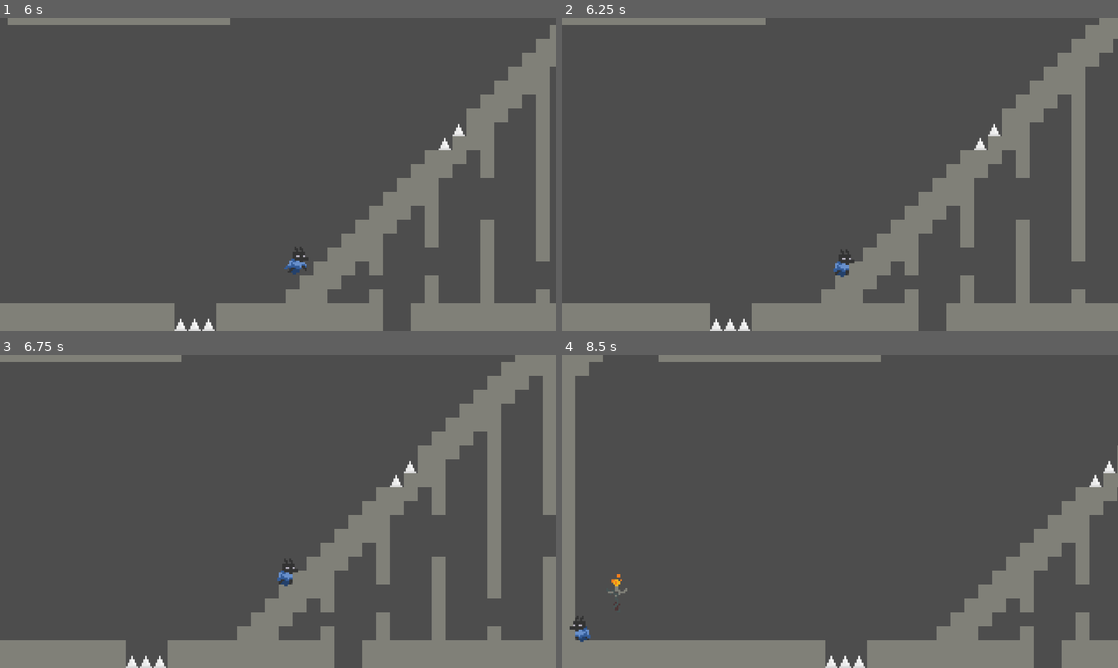
Above: before the commit, frames 1-4 (two rows, left to right).
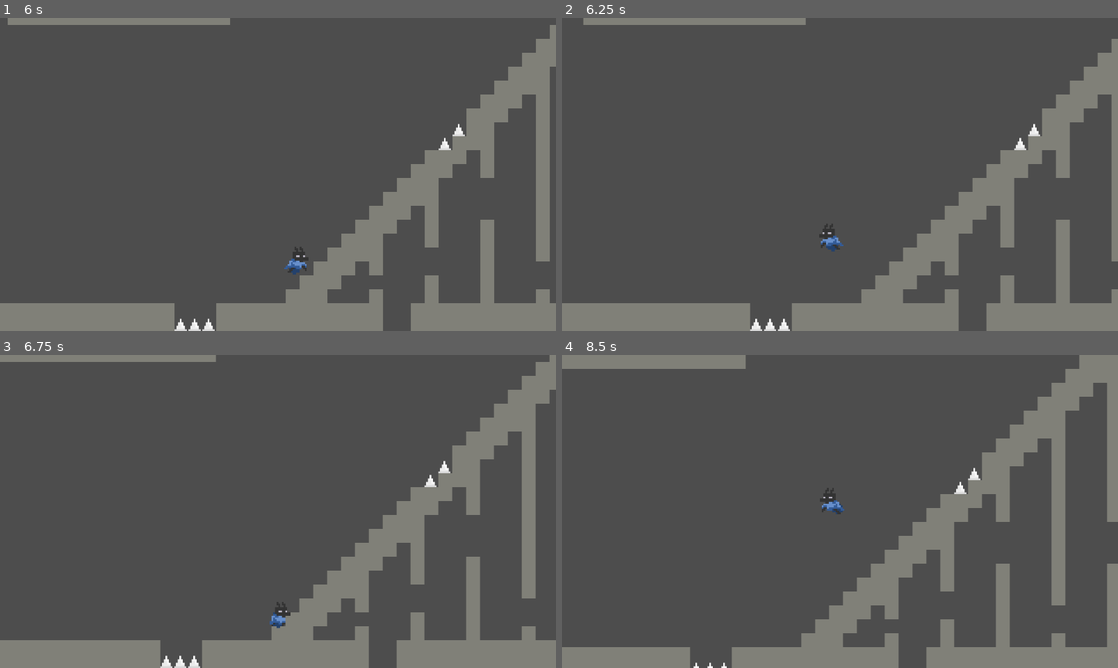
Above: after the commit, the same moments.

Repository: leafcabral/leafs-arcade
Game: Godot game, scene res://main/game_root.tscn
The game is run twice, just before and just after one commit, with the same random seed, the same clock (stepped at 60 frames per second) and the same inputs.
Inputs:
- Up to frame 1 (6 s): hold Right (move_right) 0.53-2.03 s; tap Z (climb) at 0.6, 1.55, 2.1, 2.85, 4.35, 5.1 s; tap Space (jump) at 0.77, 0.8, 1.07, 1.35, 1.52, 1.82, 2.3, 3.02, 3.32, 3.6, 3.77, 4.07, 4.52, 4.82, 5.3, 5.85 s; hold Left (move_left) 2.03-4.28 s; hold Right (move_right) from 4.28 s (still down)
- Up to frame 2 (6.25 s): keep holding Right (move_right); tap Space (jump) at 6.02 s; tap Z (climb) at 6.05 s
- Up to frame 3 (6.75 s): keep holding Right (move_right); tap Space (jump) at 6.32 s; tap Z (climb) at 6.6 s
- Up to frame 4 (8.5 s): tap Space (jump) at 6.77, 6.8, 7.07, 7.52, 7.82, 8.1 s; tap Z (climb) at 7.35 s; release Right (move_right) at 8.03 s; hold Left (move_left) from 8.03 s (still down)

Frame 1 is identical in both runs. In frame 2, 19% of the frame differs, in the area x 0-100%, y 0-100%; in frame 3, 20%; in frame 4, 22%.

Commit message:
feat(tower_of_lmao): add neutrla wall jump
Make PlatformerMovement2D use WallMovement2D instead of both interacing directly with Player.

Diff:
--- a/5-tower-of-lmao/common/components/movement_2d.gd
+++ b/5-tower-of-lmao/common/components/movement_2d.gd
@@ -5,6 +5,7 @@
 
 
 @export var disabled := false
+@export var source: CharacterBody2D
 
 @export_group("Input", "input_")
 @export var input_disabled := false
@@ -22,24 +23,6 @@
 var _time_down_pressed := 0.0
 
 var velocity := Vector2.ZERO
-var parent: CharacterBody2D
-
-
-func _get_configuration_warnings() -> PackedStringArray:
-	var warnings := PackedStringArray()
-
-	if not parent is CharacterBody2D:
-		warnings.append(
-			"WallMovementComponent only serves to provide wall movement for a CharacterBody2D derived node.
-			Please, only use it as a child of CharacterBody2D to make it move."
-		)
-
-	return warnings
-
-
-func _enter_tree() -> void:
-	parent = get_parent()
-	update_configuration_warnings()
 
 
 func _physics_process(delta: float) -> void:
@@ -54,10 +37,10 @@
 
 
 func get_updated_velocity(delta: float) -> Vector2:
-	if disabled:
+	if disabled or not source:
 		return Vector2.ZERO
 
-	velocity = parent.velocity
+	velocity = source.velocity
 
 	_update_physics(delta)
 
--- a/5-tower-of-lmao/common/components/platformer_movement_2d.gd
+++ b/5-tower-of-lmao/common/components/platformer_movement_2d.gd
@@ -34,6 +34,9 @@
 @export_range(0, 1, 0.01) var variable_jump_scale := 0.5
 @export_range(0, 5, 0.01, "or_greater") var jump_buffer_max := 0.1
 @export_range(0, 5, 0.01, "or_greater") var coyote_jump_buffer_max := 0.1
+
+@export_group("Extras")
+@export var wall_movement: WallMovement2D
 
 var crouch_jump_ready := false
 
@@ -70,8 +73,11 @@
 func _update_physics(delta: float) -> void:
 	_update_key_presses()
 
-	process_movement(delta)
-	process_jump_and_fall(delta)
+	if wall_movement and (wall_movement.should_climb() or wall_movement.should_wall_jump()):
+		velocity = wall_movement.get_updated_velocity(delta)
+	else:
+		process_movement(delta)
+		process_jump_and_fall(delta)
 
 	_update_timers(delta)
 
@@ -113,7 +119,7 @@
 
 
 func apply_gravity(delta: float) -> void:
-	if not parent.is_on_floor():
+	if not source.is_on_floor():
 		velocity += get_gravity() * delta
 		velocity.y = min(velocity.y, terminal_falling_velocity)
 		is_airbourne = true
@@ -134,7 +140,7 @@
 
 func should_jump() -> bool:
 	return (
-		(jump_buffer > 0 and parent.is_on_floor())
+		(jump_buffer > 0 and source.is_on_floor())
 		or (coyote_jump_buffer > 0 and jump_pressed)
 	)
 
@@ -149,6 +155,12 @@
 	is_jumping = true
 
 
+func wall_jump(horizontal_velocity: float) -> void:
+	jump()
+	velocity.y *= 0.8
+	velocity.x = horizontal_velocity
+
+
 func get_jump_velocity() -> float:
 	return - (2 * get_true_jump_height()) / time_to_peak
 
@@ -177,9 +189,9 @@
 func _update_timers(delta: float) -> void:
 	if jump_pressed:
 		jump_buffer = jump_buffer_max
-	if parent.is_on_floor():
+	if source.is_on_floor():
 		coyote_jump_buffer = coyote_jump_buffer_max
-	if _crouch_pressed and parent.is_on_floor():
+	if _crouch_pressed and source.is_on_floor():
 		crouch_jump_delay = minf(crouch_jump_delay_max, crouch_jump_delay + delta)
 		if crouch_jump_delay == crouch_jump_delay_max:
 			if not crouch_jump_ready:
--- a/5-tower-of-lmao/common/components/wall_movement_2d.gd
+++ b/5-tower-of-lmao/common/components/wall_movement_2d.gd
@@ -7,105 +7,148 @@
 signal started_climbing
 signal stopped_climbing
 
-const RAY_NAME := ^"WallDetectingRay"
+const CLIMB_RAY_NAME := ^"ClimbingRay"
+const WALL_JUMP_RAY_NAME := ^"WallJumpgRay"
 const DEFAULT_DIRECTION := Vector2.RIGHT
 
 @export var input_climb := &"climb"
 @export var input_jump := &"jump"
 
-@export_group("Wall Jump", "wall_jump_")
-@export_range(0, 1000, 0.1, "or_greater") var wall_jump_horizontal_force := 300.0
-@export_range(0, 100, 0.1, "or_greater") var wall_jump_stamina_consumption := 60.0
-
 @export_range(0, 100, 0.1, "or_greater") var stamina_max := 100.0:
 	set(value):
 		stamina_max = value
 		stamina = stamina_max
-@export_range(0, 128, 0.1) var length := 64.0:
+@export var movement_controller: PlatformerMovement2D
+
+@export_group("Rays Configuration", "rays_")
+@export_range(0, 128, 0.1) var rays_length := 64.0:
 	set(value):
-		length = value
+		rays_length = value
 		update_ray_properties()
-@export var flip_h := false:
+@export var rays_flip_h := false:
 	set(value):
-		flip_h = value
+		rays_flip_h = value
 		update_ray_properties()
+@export var rays_offset := 0.0:
+	set(value):
+		rays_offset = value
+		update_ray_properties()
+
+@export_group("Climbing")
 @export_range(0, 1000, 0.1, "or_greater") var max_speed := 250.0
 @export_range(0, 100, 0.1, "or_greater") var idle_stamina_consumption := 20.0
 @export_range(0, 100, 0.1, "or_greater") var climb_stamina_consumption := 40.0
-@export var movement_controller: PlatformerMovement2D
 
-var ray: RayCast2D
+@export_group("Wall Jump", "wall_jump_")
+@export_range(0, 1000, 0.1, "or_greater") var wall_jump_horizontal_force := 64.0
+@export_range(0, 100, 0.1, "or_greater") var wall_jump_stamina_consumption := 60.0
+
+var ray_climb: RayCast2D
+var ray_wall_jump: RayCast2D
+var is_climbing := false
 var is_active := false
 var stamina := stamina_max
 
 
 func _ready() -> void:
-	ray = get_node_or_null(RAY_NAME)
-	if not ray:
-		ray = RayCast2D.new()
-		ray.name = String(RAY_NAME)
-		add_child(ray)
-	ray.target_position = DEFAULT_DIRECTION * length
-	ray.collision_mask = parent.collision_mask
-
+	setup_rays()
 	update_ray_properties()
 
 
 func _physics_process(delta: float) -> void:
 	super._physics_process(delta)
 
-	if parent.is_on_floor():
+	if source.is_on_floor():
 		stamina = stamina_max
 
 	if should_climb():
-		if not is_active:
-			is_active = true
+		if not is_climbing:
+			is_climbing = true
 			started_climbing.emit()
 	else:
-		if is_active:
-			is_active = false
+		if is_climbing:
+			is_climbing = false
 			stopped_climbing.emit()
 
 
 func _update_physics(delta: float) -> void:
-	if not is_active:
+	if not (is_climbing and should_wall_jump()):
 		velocity = Vector2.ZERO
 
-	if Input.is_action_just_pressed(input_jump):
-		movement_controller.jump()
-		if Input.is_action_pressed(input_right if flip_h else input_left):
-			movement_controller.velocity.x = (
-				wall_jump_horizontal_force if flip_h
-				else - wall_jump_horizontal_force
+	if should_wall_jump():
+		if is_climbing:
+			movement_controller.jump()
+			if Input.is_action_pressed(input_right if rays_flip_h else input_left):
+				movement_controller.velocity.x = (
+					wall_jump_horizontal_force if rays_flip_h
+					else - wall_jump_horizontal_force
+				)
+			stamina -= wall_jump_stamina_consumption
+		else:
+			movement_controller.wall_jump(
+					wall_jump_horizontal_force if rays_flip_h
+					else -wall_jump_horizontal_force
 			)
-		stamina -= wall_jump_stamina_consumption
 		velocity = movement_controller.velocity
-		return
+	elif is_climbing:
+		if Input.is_action_pressed(input_up) and can_move_up(delta):
+			velocity.y = - max_speed
+			reduce_stamina(climb_stamina_consumption * delta)
+		elif Input.is_action_pressed(input_down) and can_move_down(delta):
+			velocity.y = max_speed
+			reduce_stamina(climb_stamina_consumption * delta)
+		else:
+			velocity.y = 0
+			reduce_stamina(idle_stamina_consumption * delta)
 
-	if Input.is_action_pressed(input_up) and can_move_up(delta):
-		velocity.y = - max_speed
-		reduce_stamina(climb_stamina_consumption * delta)
-	elif Input.is_action_pressed(input_down) and can_move_down(delta):
-		velocity.y = max_speed
-		reduce_stamina(climb_stamina_consumption * delta)
-	else:
-		velocity.y = 0
-		reduce_stamina(idle_stamina_consumption * delta)
+
+func setup_rays() -> void:
+	ray_climb = get_node_or_null(CLIMB_RAY_NAME)
+	if not ray_climb:
+		ray_climb = RayCast2D.new()
+		ray_climb.name = String(CLIMB_RAY_NAME)
+		add_child(ray_climb)
+	ray_climb.target_position = DEFAULT_DIRECTION * rays_length
+	ray_climb.collision_mask = source.collision_mask
+
+	ray_wall_jump = get_node_or_null(WALL_JUMP_RAY_NAME)
+	if not ray_wall_jump:
+		ray_wall_jump = RayCast2D.new()
+		ray_wall_jump.name = String(WALL_JUMP_RAY_NAME)
+		add_child(ray_wall_jump)
+	ray_wall_jump.target_position = DEFAULT_DIRECTION * rays_length
+	ray_wall_jump.collision_mask = source.collision_mask
 
 
 func update_ray_properties() -> void:
-	if not ray:
+	if not (ray_climb and ray_wall_jump):
 		return
 
-	ray.target_position = ray.target_position.normalized() * length
-	ray.target_position.x = absf(ray.target_position.x)
-	if flip_h:
-		ray.target_position.x *= -1
+	ray_climb.position.y = - rays_offset / 2
+	ray_climb.target_position = ray_climb.target_position.normalized() * rays_length
+	ray_climb.target_position.x = absf(ray_climb.target_position.x)
+	if rays_flip_h:
+		ray_climb.target_position.x *= -1
+
+	ray_wall_jump.position.y = rays_offset / 2
+	ray_wall_jump.target_position = ray_wall_jump.target_position.normalized() * rays_length
+	ray_wall_jump.target_position.x = absf(ray_wall_jump.target_position.x)
+	if rays_flip_h:
+		ray_wall_jump.target_position.x *= -1
+
+
+func should_wall_jump() -> bool:
+	return (
+		ray_wall_jump.is_colliding()
+		and stamina
+		and movement_controller.is_airbourne
+		and movement_controller.jump_pressed
+	)
 
 
 func should_climb() -> bool:
 	return (
-		ray.is_colliding() and stamina and (
+		ray_climb.is_colliding() and stamina and (
 			(Input.is_action_pressed(input_climb) and not movement_controller.is_jumping)
 			or Input.is_action_just_pressed(input_climb)
 		)
@@ -128,9 +171,9 @@
 	var result: bool
 
 	position.y += y_offset
-	ray.force_raycast_update()
-	result = ray.is_colliding()
+	ray_climb.force_raycast_update()
+	result = ray_climb.is_colliding()
 	position.y -= y_offset
-	ray.force_raycast_update()
+	ray_climb.force_raycast_update()
 
 	return result
--- a/5-tower-of-lmao/entities/player/player.gd
+++ b/5-tower-of-lmao/entities/player/player.gd
@@ -7,13 +7,12 @@
 @export_range(1, 2, 0.01, "or_greater") var strech_scale := 1.3
 @export_range(0, 1, 0.01, "or_greater") var strech_restore_seconds := 0.1
 @export_range(0, 1, 0.001, "or_greater") var low_stamina_ticking_time := 0.1
-var is_climbing := false
 
 @onready var sprite: AnimatedSprite2D = $Sprites
 @onready var sprite_original_scale := sprite.scale
 @onready var cape: ClothTrail2D = $Cape
 @onready var movement_controller: PlatformerMovement2D = $MovementController
-@onready var wall_movement: WallMovement2D = $WallMovement2D
+@onready var wall_movement: WallMovement2D = $MovementController/WallMovement2D
 @onready var normal_collision_box: CollisionShape2D = $NormalCollisionBox
 @onready var crouch_collision_box: CollisionShape2D = $CrouchCollisionBox
 @onready var low_stamina_ticking: Timer = $LowStaminaTicking
@@ -32,10 +31,7 @@
 
 
 func _physics_process(delta: float) -> void:
-	if not is_climbing:
-		velocity = movement_controller.get_updated_velocity(delta)
-	else:
-		velocity = wall_movement.get_updated_velocity(delta)
+	velocity = movement_controller.get_updated_velocity(delta)
 	move_and_slide()
 
 	_check_hazard_collisions()
@@ -58,11 +54,11 @@
 func update_direction() -> void:
 	if velocity.x > 0:
 		sprite.flip_h = false
-		wall_movement.flip_h = false
+		wall_movement.rays_flip_h = false
 		cape.position.x = abs(cape.position.x)
 	elif velocity.x < 0:
 		sprite.flip_h = true
-		wall_movement.flip_h = true
+		wall_movement.rays_flip_h = true
 		cape.position.x = - abs(cape.position.x)
 
 
@@ -81,6 +77,11 @@
 func reset_low_stamina_animation() -> void:
 	var shader_material := material as ShaderMaterial
 	shader_material.set_shader_parameter("activated", false)
+
+
+func die() -> void:
+	normal_collision_box.set_deferred("disabled", true)
+	crouch_collision_box.set_deferred("disabled", true)
 
 
 func _check_hazard_collisions() -> void:
@@ -124,14 +125,6 @@
 	sprite.modulate = Color.GREEN
 
 
-func _on_wall_movement_component_started_climbing() -> void:
-	is_climbing = true
-
-
-func _on_wall_movement_component_stopped_climbing() -> void:
-	is_climbing = false
-
-
 func _on_low_stamina_ticking_timeout() -> void:
 	var shader_material := material as ShaderMaterial
 	var will_be_active: bool = not shader_material.get_shader_parameter("activated")
--- a/5-tower-of-lmao/entities/player/player.tscn
+++ b/5-tower-of-lmao/entities/player/player.tscn
@@ -241,23 +241,27 @@
 disabled = true
 debug_color = Color(0.70196074, 0, 0.22620443, 0.41960785)
 
-[node name="MovementController" type="Node2D" parent="." unique_id=1761638966]
+[node name="MovementController" type="Node2D" parent="." unique_id=1761638966 node_paths=PackedStringArray("wall_movement", "source")]
 script = ExtResource("3_sglur")
 max_speed = 128.0
 jump_height = 32.0
 terminal_falling_velocity = 480.0
 crouching_speed_scale = 0.3
 crouch_jump_scale = 1.5
+wall_movement = NodePath("WallMovement2D")
+source = NodePath("..")
 metadata/_custom_type_script = "uid://4s62gvwpjvxj"
 
-[node name="WallMovement2D" type="Node2D" parent="." unique_id=856168364 node_paths=PackedStringArray("movement_controller")]
-position = Vector2(0, -2)
+[node name="WallMovement2D" type="Node2D" parent="MovementController" unique_id=856168364 node_paths=PackedStringArray("movement_controller", "source")]
+position = Vector2(0, 1)
 script = ExtResource("10_wvtmh")
-wall_jump_horizontal_force = 64.0
-length = 7.0
+movement_controller = NodePath("..")
+rays_length = 7.0
+rays_offset = 6.0
 max_speed = 64.0
 idle_stamina_consumption = 25.0
-movement_controller = NodePath("../MovementController")
+wall_jump_horizontal_force = 256.0
+source = NodePath("../..")
 metadata/_custom_type_script = "uid://fppk6w8fmj2k"
 
 [node name="CornerCorrection2D" type="Node2D" parent="." unique_id=2058887613]
@@ -276,6 +280,4 @@
 [connection signal="got_up" from="MovementController" to="." method="_on_platformer_movement_2d_got_up"]
 [connection signal="hit_floor" from="MovementController" to="." method="_on_platformer_movement_2d_hit_floor"]
 [connection signal="jumped" from="MovementController" to="." method="_on_platformer_movement_2d_jumped"]
-[connection signal="started_climbing" from="WallMovement2D" to="." method="_on_wall_movement_component_started_climbing"]
-[connection signal="stopped_climbing" from="WallMovement2D" to="." method="_on_wall_movement_component_stopped_climbing"]
 [connection signal="timeout" from="LowStaminaTicking" to="." method="_on_low_stamina_ticking_timeout"]
